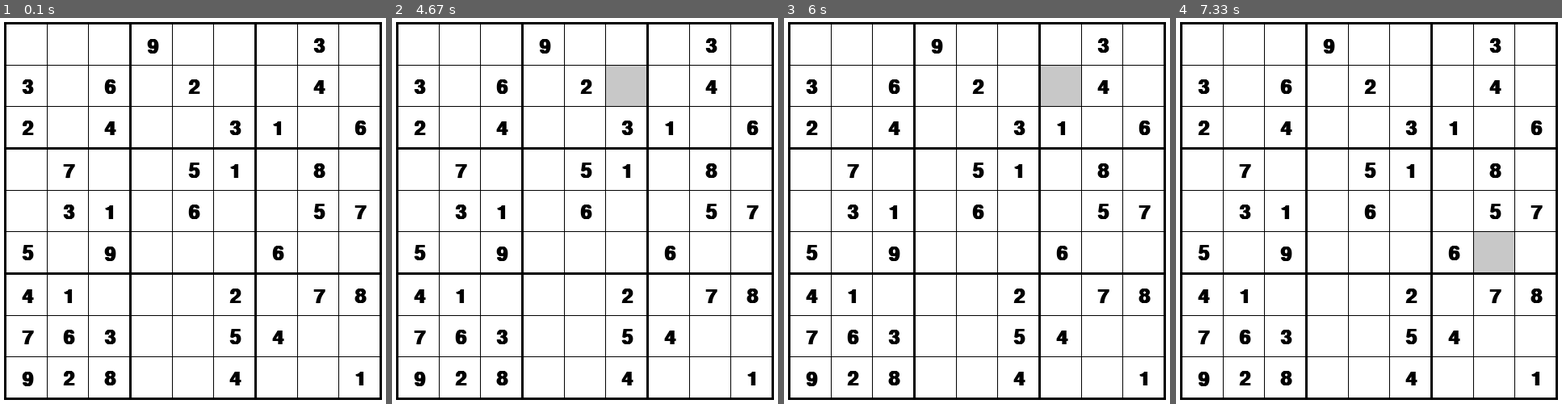
Above: before the commit, frames 1-4 (left to right).
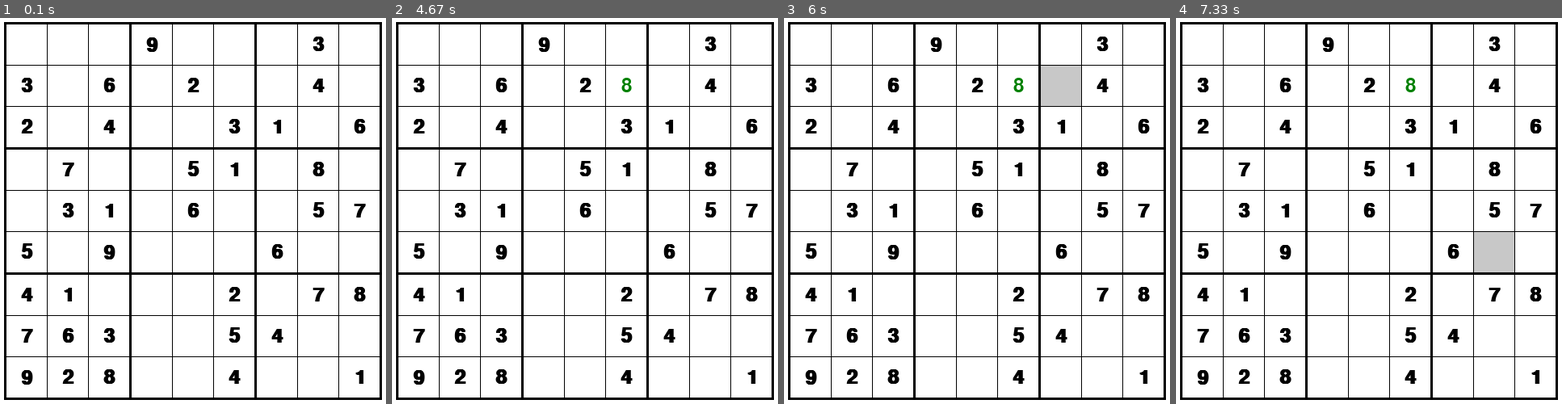
Above: after the commit, the same moments.

Repository: Kistler21/pygame-sudoku
Game: pygame game, started from sudoku.py
The game is run twice, just before and just after one commit, with the same random seed, the same clock (stepped at 60 frames per second) and the same inputs.
Inputs (mouse positions are in pixels of both pictures, inside the frame that each line leads up to):
- Up to frame 1 (0.1 s): no input
- Up to frame 2 (4.67 s): tap 1 at 0.33 s; press the mouse at (542, 87) at 0.7 s; move the mouse to (577, 187) at 0.8 s; release the mouse at (615, 292) at 0.93 s; press the mouse at (627, 45) at 1.03 s; move the mouse to (577, 87) at 1.13 s; release the mouse at (530, 129) at 1.27 s; press the mouse at (542, 45) at 1.37 s; move the mouse to (546, 156) at 1.47 s; release the mouse at (546, 272) at 1.6 s; press the mouse at (419, 45) at 1.7 s; move the mouse to (453, 137) at 1.8 s; release the mouse at (488, 226) at 1.93 s; tap 3 at 2 s; click (496, 342) at 3.38 s; press the mouse at (542, 126) at 4.2 s; move the mouse to (577, 114) at 4.3 s; release the mouse at (608, 106) at 4.43 s; tap 8 at 4.5 s
- Up to frame 3 (6 s): click (1142, 45) at 4.88 s; press the mouse at (1061, 126) at 5.2 s; move the mouse to (1011, 164) at 5.3 s; release the mouse at (965, 199) at 5.43 s; click (1061, 87) at 5.55 s; press the mouse at (1061, 126) at 5.87 s; move the mouse to (992, 191) at 5.97 s
- Up to frame 4 (7.33 s): release the mouse at (1318, 261) at 6.1 s; press the mouse at (1534, 87) at 6.2 s; move the mouse to (1396, 145) at 6.3 s; release the mouse at (1257, 203) at 6.43 s; press the mouse at (1534, 87) at 6.53 s; move the mouse to (1384, 180) at 6.63 s; release the mouse at (1233, 272) at 6.77 s; press the mouse at (1326, 45) at 6.87 s; move the mouse to (1338, 145) at 6.97 s; release the mouse at (1353, 249) at 7.1 s; click (1504, 265) at 7.22 s

The runs differ from the first frame. In frame 1, 2.2% of the frame differs, in the area x 5-95%, y 4-96%; in frame 2, 3.3%; in frame 3, 2.3%; in frame 4, 2.3%.

Commit message:
Add ability to fill in cells

Diff:
--- a/solver.py
+++ b/solver.py
@@ -4,11 +4,12 @@
 class Cell:
     '''Represents a cell within a game of Sudoku.'''
 
-    def __init__(self, row, col, value=None):
+    def __init__(self, row, col, value, editable):
         '''Initializes an instance of a Sudoku cell.'''
         self.row = row
         self.col = col
         self.value = value
+        self._editable = editable
 
     @property
     def row(self):
@@ -40,6 +41,11 @@
     def value(self):
         '''Getter method for value.'''
         return self._value
+
+    @property
+    def editable(self):
+        '''Getter method for editable.'''
+        return self._editable
 
     def __repr__(self):
         return f'{self.__class__.__name__}({self.value})'
@@ -67,9 +73,11 @@
                 for col in range(9):
                     if board[row][col] == 0:
                         val = None
+                        editable = True
                     else:
                         val = board[row][col]
-                    self.board[row].append(Cell(row, col, val))
+                        editable = False
+                    self.board[row].append(Cell(row, col, val, editable))
 
     def check_move(self, cell, num):
         '''Returns whether a number is a valid move for a cell.'''
@@ -157,7 +165,8 @@
     def generate_board(self):
         '''Generates a random, solvable game of Sudoku.'''
         # Create list of open squares
-        self.board = [[Cell(row, col) for col in range(9)] for row in range(9)]
+        self.board = [[Cell(row, col, None, True)
+                       for col in range(9)] for row in range(9)]
 
         open_positions = [spot for spot in range(81)]
 
--- a/sudoku.py
+++ b/sudoku.py
@@ -16,6 +16,7 @@
 white = 255, 255, 255
 black = 0, 0, 0
 gray = 200, 200, 200
+green = 0, 128, 0
 
 screen = pygame.display.set_mode(size)
 pygame.display.set_caption('Sudoku')
@@ -94,17 +95,21 @@
 def fill_cells(cells, board):
     '''Fills in all the numbers for the game.'''
     font = pygame.font.Font(None, 36)
-    font.bold = True
 
+    # Fill in all cells with correct value
     for row in range(9):
         for col in range(9):
             if board.board[row][col].value is None:
                 continue
-            text = font.render(f'{board.board[row][col].value}', 1, black)
+            if not board.board[row][col].editable:
+                font.bold = True
+                text = font.render(f'{board.board[row][col].value}', 1, black)
+            else:
+                font.bold = False
+                text = font.render(f'{board.board[row][col].value}', 1, green)
             xpos, ypos = cells[row][col].center
-            xpos -= 6
-            ypos -= 10
-            screen.blit(text, (xpos, ypos))
+            textbox = text.get_rect(center=(xpos, ypos))
+            screen.blit(text, textbox)
 
 
 def play():
@@ -141,14 +146,43 @@
                             active_cell = cell
 
                 # Test if active cell is empty
-                if game.board[active_cell.row][active_cell.col].value is not None:
+                if not game.board[active_cell.row][active_cell.col].editable:
+                    active_cell = None
+
+            # Handle key press
+            if event.type == pygame.KEYUP:
+                if active_cell is not None:
+
+                    # Input number based on key press
+                    if event.key == pygame.K_0:
+                        game.board[active_cell.row][active_cell.col].value = 0
+                    if event.key == pygame.K_1:
+                        game.board[active_cell.row][active_cell.col].value = 1
+                    if event.key == pygame.K_2:
+                        game.board[active_cell.row][active_cell.col].value = 2
+                    if event.key == pygame.K_3:
+                        game.board[active_cell.row][active_cell.col].value = 3
+                    if event.key == pygame.K_4:
+                        game.board[active_cell.row][active_cell.col].value = 4
+                    if event.key == pygame.K_5:
+                        game.board[active_cell.row][active_cell.col].value = 5
+                    if event.key == pygame.K_6:
+                        game.board[active_cell.row][active_cell.col].value = 6
+                    if event.key == pygame.K_7:
+                        game.board[active_cell.row][active_cell.col].value = 7
+                    if event.key == pygame.K_8:
+                        game.board[active_cell.row][active_cell.col].value = 8
+                    if event.key == pygame.K_9:
+                        game.board[active_cell.row][active_cell.col].value = 9
+
+                    # Deselect cell
                     active_cell = None
 
         screen.fill(white)
         draw_grid()
-        fill_cells(cells, game)
         if active_cell is not None:
             pygame.draw.rect(screen, gray, active_cell)
+        fill_cells(cells, game)
         pygame.display.flip()
 
 
